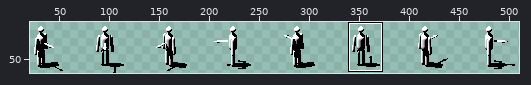
Sprite sheet, stored at assets/man.png. The first picture is a wide view before the edit; the outline marks the close-up.
Close-up. Old version:
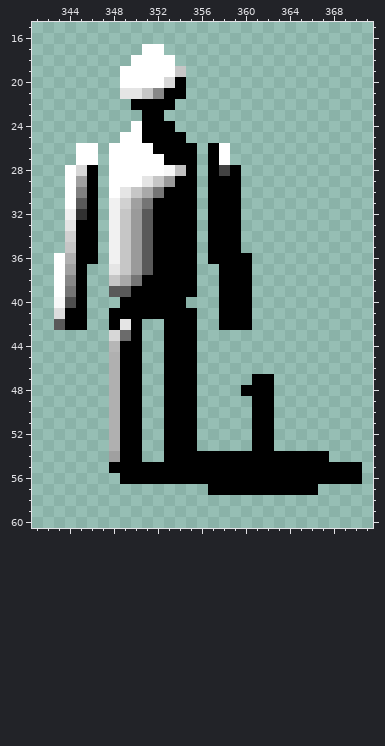
The file is 512x64 pixels. Colours within 5 levels of each other are drawn and written as one. Shown: x 341..371, y 15..60. The wide view leaves out empty margins. The commit also changed other parts of the picture, which this record leaves out.
New version:
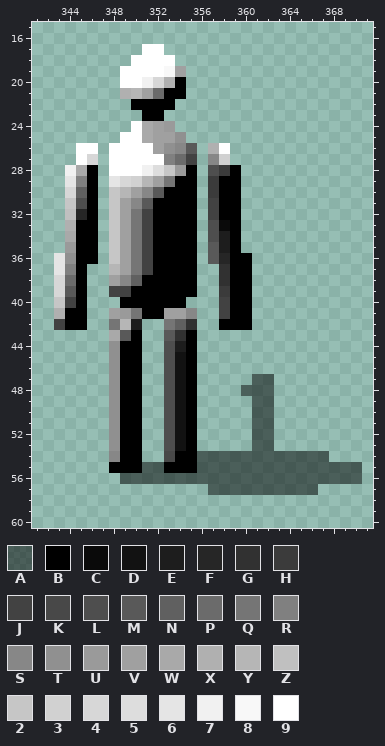
Palette (. is transparent): A #00000080  B #000000  C #0a0a0a  D #121212  E #1d1d1d  F #262626  G #313131  H #3b3b3b  J #424242  K #484848  L #4e4e4e  M #595959  N #606060  P #6b6b6b  Q #757575  R #808080  S #878787  T #909090  U #9a9a9a  V #a0a0a0  W #a9a9a9  X #b0b0b0  Y #b6b6b6  Z #c0c0c0  2 #c6c6c6  3 #d1d1d1  4 #d7d7d7  5 #dddddd  6 #e5e5e5  7 #f1f1f1  8 #f8f8f8  9 #ffffff
Diff:
Changed rows in their new state; - is an unchanged pixel.
first column x 343:
19 ----------8V----------------
20 --------74X-----------------
21 ------XYVP------------------
24 --------WVU-----------------
25 --------WVVT----------------
26 ---------VTSM-X-------------
27 ---4------RPJ-S3------------
28 -7W-----752U--LH------------
29 -6R--643YVQ---H-------------
30 -4N--2YVSM----H-------------
31 -2L--2VSM-----J-------------
32 -ZF--2VQJ-----J-------------
33 -X---2VQJ-----LC------------
34 -W---2VQJ-----LE------------
35 -U---2VQJ-----ME------------
36 6T---2VQJ-----MF------------
37 6R---YVQJ------G------------
38 4P---VSN-------G------------
39 4M---JJ--------H------------
40 2J-------------J------------
41 X----VUQ--VVS--J------------
42 J----QYE--QNG---------------
43 -----WM---MG----------------
44 -----T----LE----------------
45 -----T----LD----------------
46 -----T----LD----------------
47 -----T----LD------AA--------
48 -----T----LD-----AAA--------
49 -----T----LD------AA--------
50 -----T----LD------AA--------
51 -----T----LD------AA--------
52 -----T----LD------AA--------
53 -----T----LD------AA--------
54 -----S----K--AAAAAAAAAAAA---
55 --------AA---AAAAAAAAAAAAAAA
56 ------AAAAAAAAAAAAAAAAAAAAAA
57 --------------AAAAAAAAAA----
